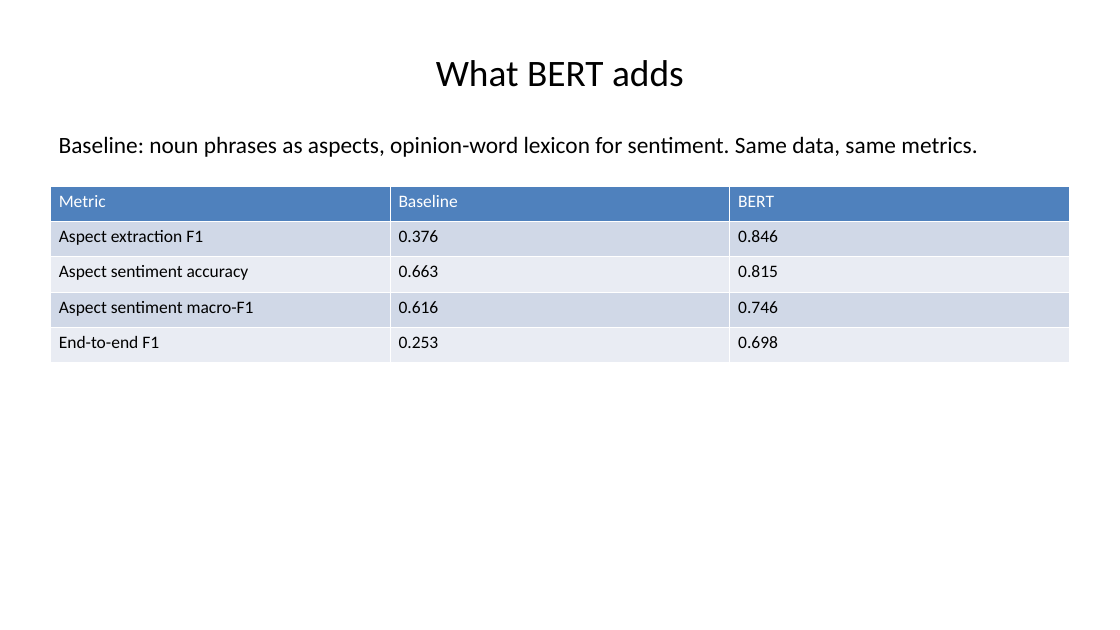
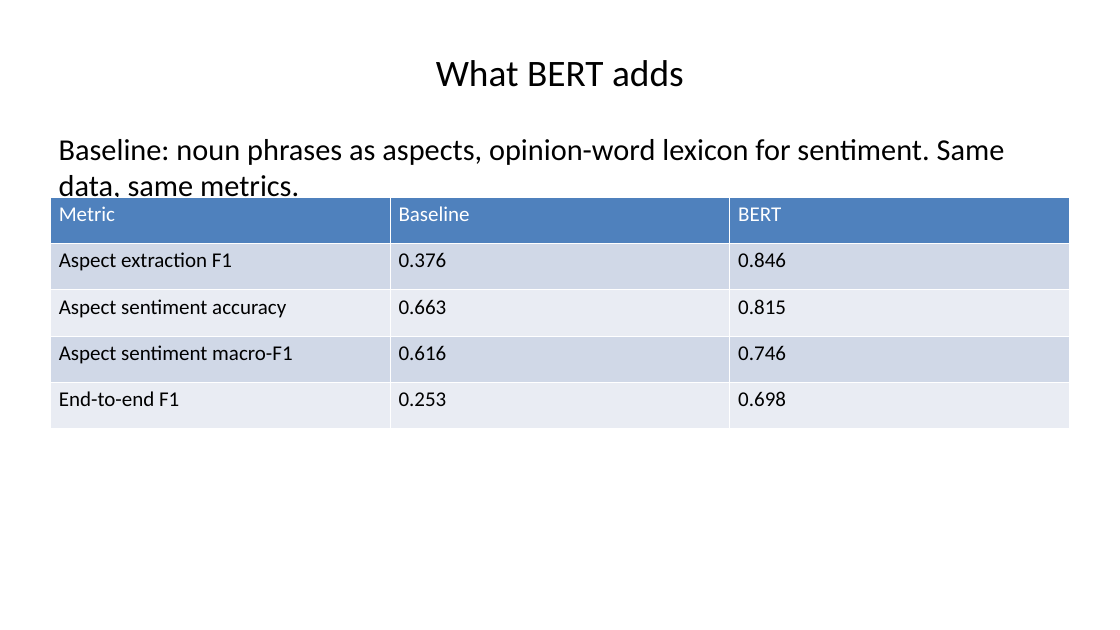
Before and after one commit to loki1948/ABSA-Product-Review-Analysis, a slide deck: slide 13 of docs/submission/ABSA_Presentation.pptx (slide 9 before the commit). Drawn at 1120x630 pixels with LibreOffice and Linux fonts; fonts in the diff are those of the drawing. Boxes give left, top, right and bottom in pixels: in the first picture for what was removed or moved away, otherwise in the second. Text is boxed around its words. In the diff, an @@ line names an element or a change of style, - is before the commit and + after.

```diff
--- a/docs/submission/ABSA_Presentation.pptx
+++ b/docs/submission/ABSA_Presentation.pptx
@@ text "Baseline: noun phrases as aspects, ..." at (59,139,1005,204): size 20 to 26 pt @@
@@ table at (50,197,1069,429) @@
@@ size 15 to 18 pt @@
@@ table: place and size @@
-table at (50,187,1069,363)
+table at (50,197,1069,429)
```
Also in this commit, not shown: 16 other slides changed, 25 other files.
